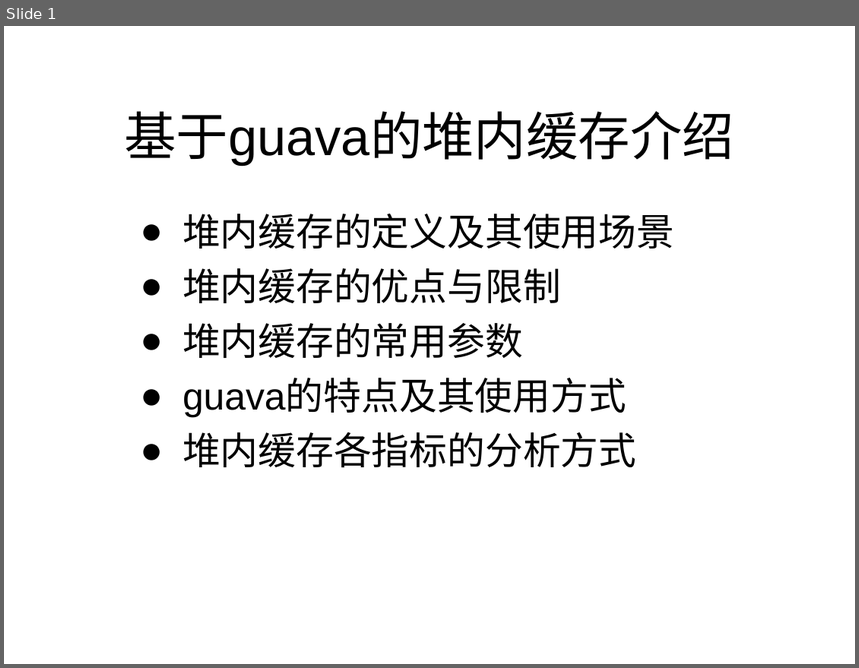
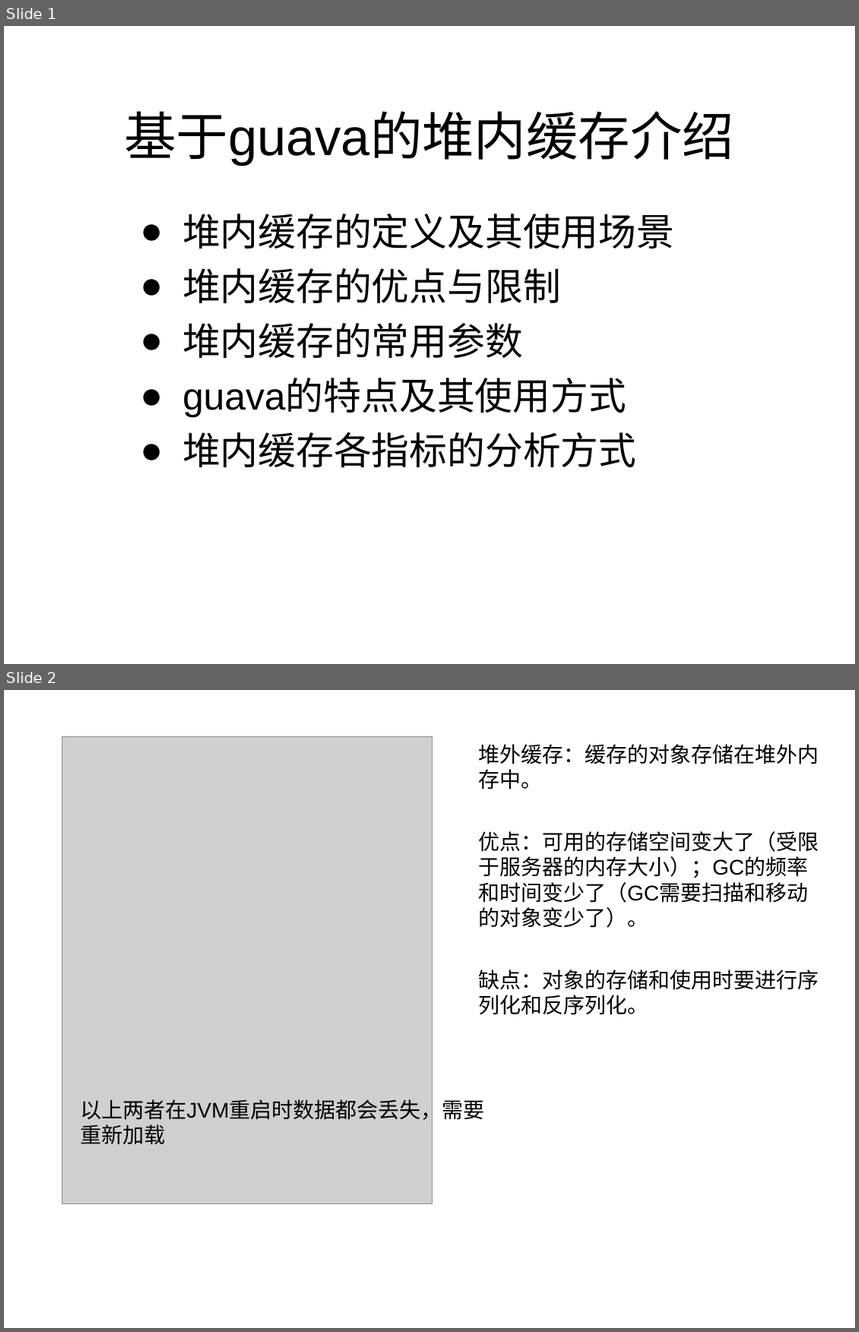
Before and after one commit to track-123/cache, a slide deck: 堆内缓存.ppt. Shown one above the other, each under a label of ours: slide 1 before the commit, slides 1 and 2 after it. The pictures are 859x668 and 859x1332 pixels, drawn with LibreOffice and Linux fonts; fonts in the diff are those of the drawing; grey boxes stand for pictures. Boxes give left, top, right and bottom in pixels: in the first picture for what was removed or moved away, otherwise in the second. Text is boxed around its words. In the diff, an @@ line names an element or a change of style, - is before the commit and + after.

```diff
--- a/堆内缓存.ppt
+++ b/堆内缓存.ppt
@@ slide 2 added at <box>4,690,855,1328</box>, background #FFFFFF @@
@@ picture added at <box>62,737,432,1204</box> @@
@@ text added at <box>478,744,819,1015</box>, 18 pt, text #000000 @@
+堆外缓存：缓存的对象存储在堆外内存中。
+优点：可用的存储空间变大了（受限于服务器的内存大小）；GC的频率和时间变少了（GC需要扫描和移动的对象变少了）。
+缺点：对象的存储和使用时要进行序列化和反序列化。
@@ text added at <box>80,1097,484,1144</box>, 18 pt, text #000000 @@
+以上两者在JVM重启时数据都会丢失，需要重新加载
```
Also in this commit, not shown: 1 slide changed, 8 other slides added, 1 slide removed.
